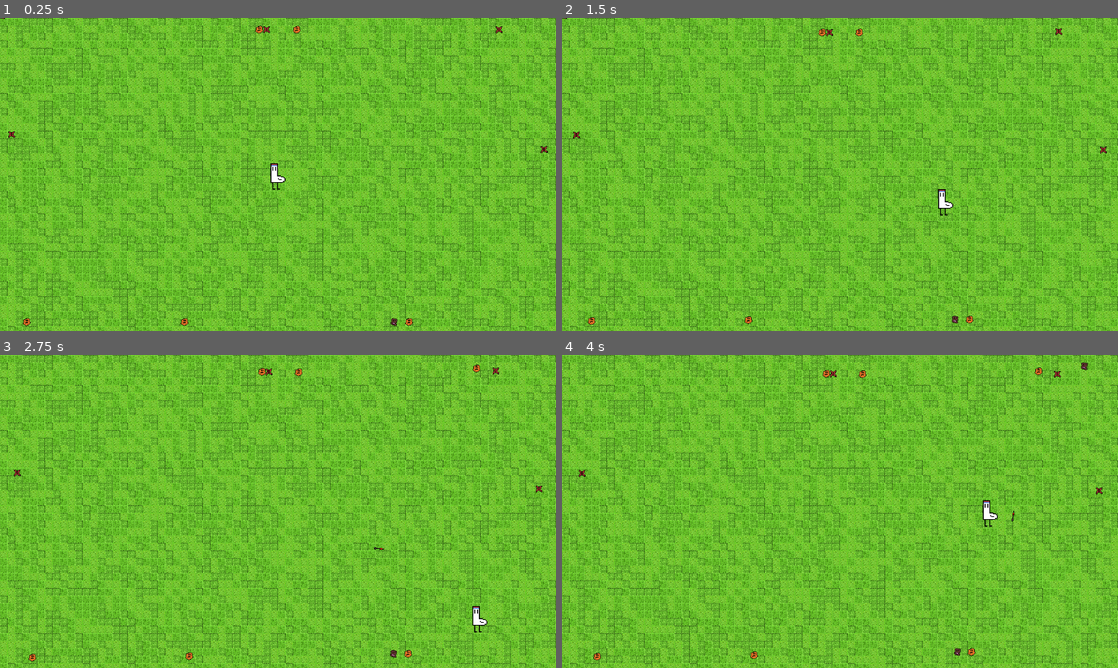
Above: before the commit, frames 1-4 (two rows, left to right).
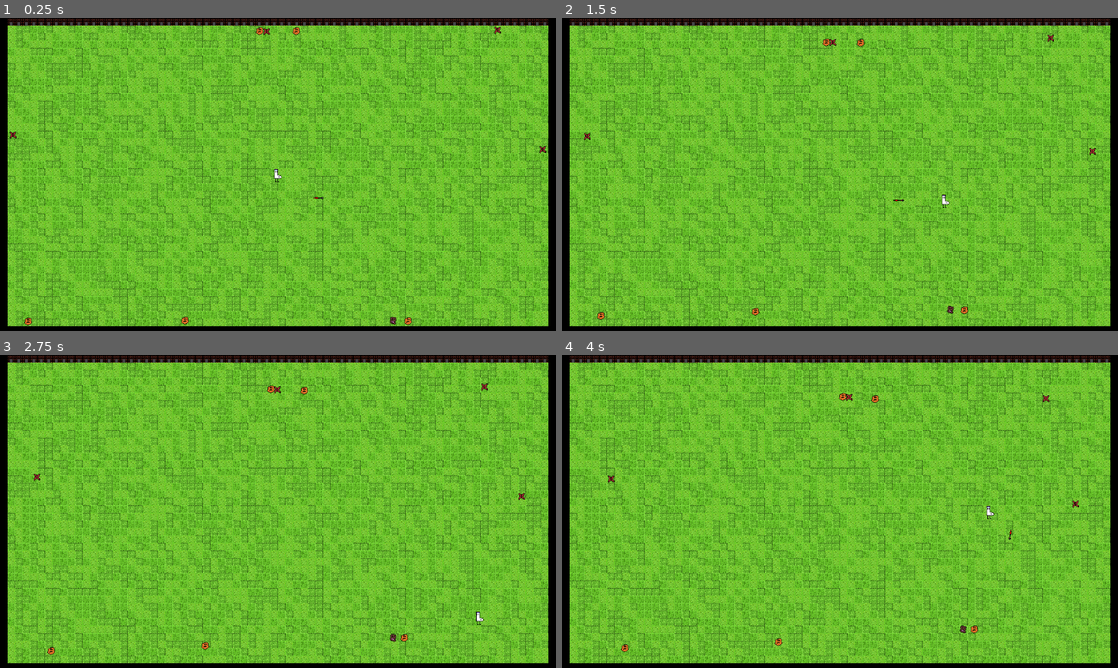
Above: after the commit, the same moments.

Repository: merlinseela/draw-a-path
Game: Godot game, scene res://main.tscn
Two runs of this game, one before a commit and one after it. Both use one fixed random seed, a clock stepped at 60 frames per second and the inputs below.
Inputs (mouse positions are in pixels of both pictures, inside the frame that each line leads up to):
- Up to frame 1 (0.25 s): no input
- Up to frame 2 (1.5 s): move the mouse to (962, 158) at 0.52 s; hold D (move_right) 0.53-1.28 s; right-click (962, 158) at 0.6 s; move the mouse to (728, 190) at 1.27 s; hold S (move_down) from 1.28 s (still down); click (728, 190) at 1.35 s
- Up to frame 3 (2.75 s): right-click (166, 527) at 1.55 s; move the mouse to (333, 442) at 2.02 s; release S (move_down) at 2.03 s; hold D (move_right) from 2.03 s (still down); right-click (333, 442) at 2.1 s
- Up to frame 4 (4 s): move the mouse to (812, 574) at 2.77 s; release D (move_right) at 2.78 s; hold W (move_up) 2.78-3.53 s; right-click (812, 574) at 2.85 s; move the mouse to (1006, 558) at 3.52 s; hold A (move_left) from 3.53 s (still down); click (1006, 558) at 3.6 s; right-click (1006, 558) at 3.8 s

The runs differ from the first frame. In frame 1, 7.0% of the frame differs, in the area x 0-100%, y 0-100%; in frame 2, 7.3%; in frame 3, 7.3%; in frame 4, 7.3%.

Commit message:
wip commit by Darma_Fox

Diff:
--- a/main.gd
+++ b/main.gd
@@ -19,8 +19,8 @@
 	# UpperBorder + Bottom Border
 	var tracker_spawn_array: int = 1
 	while tracker_spawn_array < size_x:
-		enemy_possible_spawn_locations.append(Vector2(tracker_spawn_array, 1)) # CORRECT
-		enemy_possible_spawn_locations.append(Vector2(tracker_spawn_array, size_y - 1)) #CORRET
+		enemy_possible_spawn_locations.append(Vector2(tracker_spawn_array, 1))
+		enemy_possible_spawn_locations.append(Vector2(tracker_spawn_array, size_y - 1))
 		tracker_spawn_array += 1
 
 	# LeftBorder + RightBorder
--- a/scenes/enemy/enemy.gd
+++ b/scenes/enemy/enemy.gd
@@ -2,7 +2,7 @@
 
 @export var health = 1
 
-const SPEED = 300.0
+const SPEED = 1250.0
 
 @onready var enemy_sprites = [
 	preload("res://scenes/enemy/stains_1.png"),
--- a/scenes/player/Path2D.gd
+++ b/scenes/player/Path2D.gd
@@ -8,6 +8,8 @@
 
 @onready var idle_orbit_distance: int
 @onready var idle_orbit_desired_position: Vector2
+
+@onready var arrow_path_points: PackedVector2Array = []
 
 var tracker_state
 enum states {
@@ -22,7 +24,7 @@
 # Called when the node enters the scene tree for the first time.
 func _ready():
 	tracker_state = states.IDLE
-
+	arrow_path_points.append(player_node.position)
 
 	idle_orbit_distance = 100
 	#arrow_node.position = player_node.position + Vector2(idle_orbit_distance,0)
@@ -30,29 +32,36 @@
 
 # Called every frame. 'delta' is the elapsed time since the previous frame.
 func _process(delta):
+	if Input.is_action_just_pressed("move_up"):
+		print(arrow_path_points)
+
 	match tracker_state:
 		states.IDLE:
 		# Arrow orbiting
-			#tracker_orbit_degrees += 2
-			#arrow_node.position = player_node.position + Vector2(idle_orbit_distance, 0).rotated(deg_to_rad(tracker_orbit_degrees))
-		#TODO: Orbeting not perfect ...
-		#TODO: ERROR IN PATH2D cause problems.... we need to get rid of it ... but do not know how yet.--.-.--
+			tracker_orbit_degrees += 2
+			arrow_node.position = player_node.position + Vector2(idle_orbit_distance, 0).rotated(deg_to_rad(tracker_orbit_degrees))
+
 		# Arrow Pathing control
-			if curve.get_point_position(0) != player_node.position:
-				curve.remove_point(0)
-				curve.add_point(player_node.position, Vector2(0,0), Vector2(0,0), 0)
+			if arrow_path_points[0] != player_node.position:
+				arrow_path_points[0] = player_node.position
 
 			if Input.is_action_just_pressed("mouse_click_left"):
 				_add_point_path(get_viewport().get_mouse_position())
 
 			if Input.is_action_just_pressed("mouse_click_right"):
-				#arrow_node.position = Vector2(0,0)
-				#arrow_node.position = player_node.position
+				arrow_node.position = Vector2(0,0)
+				var tracker_path_add_loop: int = 0
+				while tracker_path_add_loop < arrow_path_points.size():
+					curve.add_point(arrow_path_points[tracker_path_add_loop])
+					tracker_path_add_loop += 1
+				arrow_path_points = []
+				arrow_path_points.append(player_node.position)
+
+				tracker_points = curve.point_count
 				tracker_state = states.PATHING
-				tracker_points = curve.point_count
-				if tracker_points == 1:
+				if tracker_points <= 1:
+					curve.clear_points()
 					tracker_state = states.IDLE
-				#TODO: SOMEONE we can kill it here -> now no detection is working anymore
 
 		states.PATHING:
 			if curve.get_point_position(tracker_points) != player_node.position:
@@ -80,21 +89,22 @@
 			$PathFollow2D.progress += SPEED * delta
 
 func _add_point_path(cords_for_point: Vector2):
-	curve.add_point(cords_for_point)
-
+	#curve.add_point(cords_for_point)
+	arrow_path_points.append(cords_for_point)
 
 func _on_hitbox_area_entered(area):
-	print(area)
 	var area_parent = area.get_parent()
 	if area.name == "CrustyArrowArea":
-		if tracker_state != states.IDLE:
+		if tracker_state != states.IDLE and curve.get_point_position(0) != player_node.position:
 			curve.clear_points()
 			$PathFollow2D.progress = 0
 			$PathFollow2D.progress_ratio = 0
 			tracker_state = states.IDLE
+			player_node.position -= Vector2(0.001, 0.001)
+		player_node.position += Vector2(0.001, 0.001)
 
-	if area_parent.health != 0:
+	if area.name == "AreaCollisionEnemy":
 		area_parent.health -= 1
 		if area_parent.health == 0:
-			area.free()
+			area_parent.free()
 		main_node.enemy_count -= 1
--- a/scenes/player/player.gd
+++ b/scenes/player/player.gd
@@ -4,6 +4,7 @@
 
 @export var health: int = 5
 
+@onready var main_node: Node2D = get_parent().get_parent()
 @onready var size_x: float
 @onready var size_y: float
 
@@ -22,3 +23,13 @@
 		velocity = angle * SPEED
 	else:
 		velocity *= 0
+
+
+func _on_crusty_enemy_area_area_entered(area):
+	var area_parent = area.get_parent()
+	if area.name == "AreaCollisionEnemy":
+		health -= 1
+		main_node.enemy_count -= 0
+		area_parent.free()
+	if health == 0:
+		free() #TODO: Introduce Proper Gameover Screen _> this also needs a game start Screen
--- a/scenes/player/player.tscn
+++ b/scenes/player/player.tscn
@@ -7,11 +7,11 @@
 [ext_resource type="Script" path="res://scenes/player/Arrow.gd" id="4_dm4yq"]
 
 [sub_resource type="RectangleShape2D" id="RectangleShape2D_6lkbo"]
-size = Vector2(32, 56)
+size = Vector2(16, 28)
 
 [sub_resource type="CapsuleShape2D" id="CapsuleShape2D_dvjm4"]
-radius = 13.0
-height = 50.0
+radius = 6.0
+height = 26.0
 
 [sub_resource type="Curve2D" id="Curve2D_phc5v"]
 
@@ -25,11 +25,10 @@
 script = ExtResource("1_njhoj")
 
 [node name="Sprite2D" type="Sprite2D" parent="Player"]
-scale = Vector2(2, 2)
 texture = ExtResource("2_au2ip")
 
 [node name="Player" type="CollisionShape2D" parent="Player"]
-position = Vector2(0, 4)
+position = Vector2(0, 2)
 shape = SubResource("RectangleShape2D_6lkbo")
 
 [node name="CrustyArrowArea" type="Area2D" parent="Player"]
@@ -41,9 +40,11 @@
 shape = SubResource("CapsuleShape2D_dvjm4")
 
 [node name="CrustyEnemyArea" type="Area2D" parent="Player"]
+collision_layer = 8
+collision_mask = 32
 
 [node name="CollisionPolygon2D" type="CollisionPolygon2D" parent="Player/CrustyEnemyArea"]
-polygon = PackedVector2Array(-14, -22, -14, 27, 12, 27, 12, 4, -2, 4, -2, -22)
+polygon = PackedVector2Array(-7, -10, -7, 12, 6, 12, 6, 3, -1, 3, -1, -10)
 
 [node name="Path2D" type="Path2D" parent="."]
 curve = SubResource("Curve2D_phc5v")
@@ -67,4 +68,5 @@
 [node name="CollisionShape2D" type="CollisionShape2D" parent="Path2D/PathFollow2D/Arrow/Hitbox"]
 shape = SubResource("RectangleShape2D_odkt0")
 
+[connection signal="area_entered" from="Player/CrustyEnemyArea" to="Player" method="_on_crusty_enemy_area_area_entered"]
 [connection signal="area_entered" from="Path2D/PathFollow2D/Arrow/Hitbox" to="Path2D" method="_on_hitbox_area_entered"]
--- a/scenes/tilemap/TileMap.gd
+++ b/scenes/tilemap/TileMap.gd
@@ -27,5 +27,24 @@
 		loop_y_tracker += 1
 		loop_x_tracker = 0
 
+	# LeftBorder + RightBorder
+	var tracker: int = 0
+	while tracker <= size_y_tilemap:
+		set_cell(0, Vector2i(0, tracker), 1, Vector2i(2,0), 0)
+		set_cell(0, Vector2i(size_x_tilemap, tracker), 1, Vector2i(2,0), 0)
+		tracker += 1
+
+	# Bottom Border
+	tracker = 0
+	while tracker <= size_x_tilemap:
+		set_cell(0, Vector2i(tracker, size_y_tilemap), 1, Vector2i(2,0), 0)
+		tracker += 1
+
+	# UpperBorder
+	tracker = 1
+	while tracker < size_x_tilemap:
+		set_cell(0, Vector2i(tracker, 0), 1, Vector2i(0,0), 0)
+		tracker += 1
+
 func _process(_delta):
 	pass
--- a/scenes/tilemap/tilemap.tscn
+++ b/scenes/tilemap/tilemap.tscn
@@ -1,7 +1,8 @@
-[gd_scene load_steps=5 format=3 uid="uid://chuxnsrcin21i"]
+[gd_scene load_steps=7 format=3 uid="uid://chuxnsrcin21i"]
 
 [ext_resource type="Texture2D" uid="uid://bua3fr31he56l" path="res://scenes/tilemap/gras_patches.png" id="1_jm3lm"]
 [ext_resource type="Script" path="res://scenes/tilemap/TileMap.gd" id="2_emo2d"]
+[ext_resource type="Texture2D" uid="uid://brpesfipgbx6h" path="res://scenes/tilemap/wall_patches.png" id="2_w5yfu"]
 
 [sub_resource type="TileSetAtlasSource" id="TileSetAtlasSource_iouio"]
 texture = ExtResource("1_jm3lm")
@@ -9,8 +10,15 @@
 1:0/0 = 0
 2:0/0 = 0
 
+[sub_resource type="TileSetAtlasSource" id="TileSetAtlasSource_lokee"]
+texture = ExtResource("2_w5yfu")
+0:0/0 = 0
+1:0/0 = 0
+2:0/0 = 0
+
 [sub_resource type="TileSet" id="TileSet_umy7x"]
 sources/0 = SubResource("TileSetAtlasSource_iouio")
+sources/1 = SubResource("TileSetAtlasSource_lokee")
 
 [node name="Tilemap" type="Node2D"]
 
Binary file added: scenes/tilemap/wall_patches.png
Not shown, added: scenes/tilemap/wall_patches.png.import
